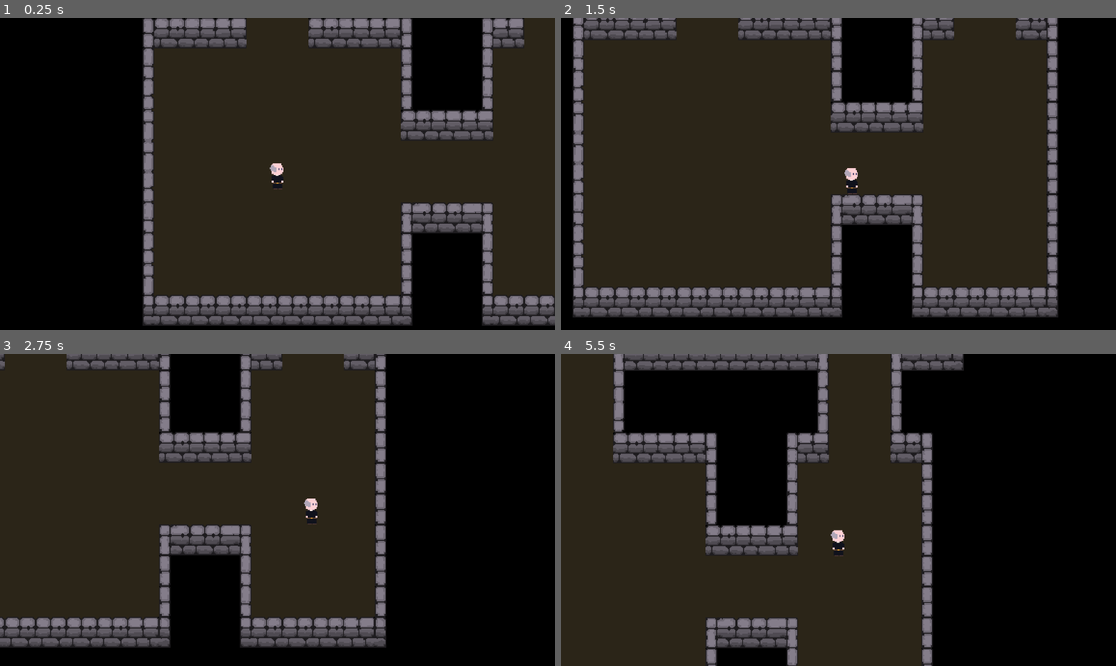
Above: before the commit, frames 1-4 (two rows, left to right).
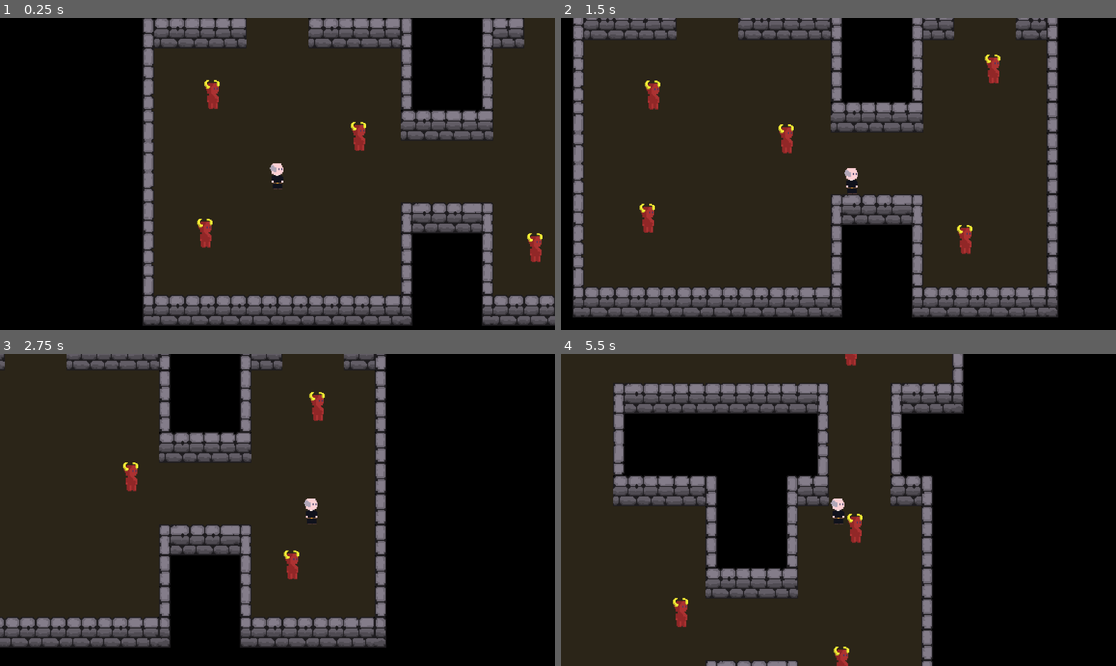
Above: after the commit, the same moments.

Repository: richardpjames/Demon-Slayer
Game: Godot game, scene res://Scenes/DemoScene.tscn
Two runs of this game, one before a commit and one after it. Both use one fixed random seed, a clock stepped at 60 frames per second and the inputs below.
Inputs:
- Up to frame 1 (0.25 s): no input
- Up to frame 2 (1.5 s): hold Right (Right) 0.53-1.28 s; hold Down (Down) from 1.28 s (still down)
- Up to frame 3 (2.75 s): release Down (Down) at 2.03 s; hold Right (Right) from 2.03 s (still down)
- Up to frame 4 (5.5 s): release Right (Right) at 2.78 s; hold Up (Up) 2.78-3.53 s; hold Left (Left) 3.53-5.03 s; hold Down (Down) from 5.03 s (still down)

The runs differ from the first frame. In frame 1, 0.8% of the frame differs, in the area x 35-98%, y 19-79%; in frame 2, 0.9%; in frame 3, 0.6%; in frame 4, 22%, in the area x 9-73%, y 0-100%.

Commit message:
Basic demon chasing

Diff:
--- a/Scenes/DemoScene.tscn
+++ b/Scenes/DemoScene.tscn
@@ -1,5 +1,6 @@
-[gd_scene load_steps=3 format=4 uid="uid://c8r6h878ajo4x"]
+[gd_scene load_steps=4 format=4 uid="uid://c8r6h878ajo4x"]
 
+[ext_resource type="PackedScene" uid="uid://c2n56kgy5jvyd" path="res://Scenes/Demon.tscn" id="2_cnhok"]
 [ext_resource type="PackedScene" uid="uid://bga08ako617jr" path="res://Scenes/Player.tscn" id="2_lv4fh"]
 [ext_resource type="TileSet" uid="uid://c3vwjafl8hd6p" path="res://Tiles/TileSet.tres" id="2_nleji"]
 
@@ -9,4 +10,33 @@
 tile_map_data = PackedByteArray("AAD+//7/AQABAAEAAAD+////AQABAAEAAAD+/wAAAQABAAEAAAD+/wEAAQABAAEAAAD//wEAAQABAAEAAAAAAA …(5104 unchanged characters)…
 tile_set = ExtResource("2_nleji")
 
+[node name="Enemies" type="Node2D" parent="."]
+
+[node name="Demon" parent="Enemies" instance=ExtResource("2_cnhok")]
+position = Vector2(-77, 66)
+
+[node name="Demon2" parent="Enemies" instance=ExtResource("2_cnhok")]
+position = Vector2(-69, -83)
+
+[node name="Demon3" parent="Enemies" instance=ExtResource("2_cnhok")]
+position = Vector2(88, -38)
+
+[node name="Demon4" parent="Enemies" instance=ExtResource("2_cnhok")]
+position = Vector2(268, 79)
+
+[node name="Demon5" parent="Enemies" instance=ExtResource("2_cnhok")]
+position = Vector2(297, -98)
+
+[node name="Demon6" parent="Enemies" instance=ExtResource("2_cnhok")]
+position = Vector2(-86, -299)
+
+[node name="Demon7" parent="Enemies" instance=ExtResource("2_cnhok")]
+position = Vector2(-21, -393)
+
+[node name="Demon8" parent="Enemies" instance=ExtResource("2_cnhok")]
+position = Vector2(281, -318)
+
+[node name="Demon9" parent="Enemies" instance=ExtResource("2_cnhok")]
+position = Vector2(206, -404)
+
 [node name="Player" parent="." instance=ExtResource("2_lv4fh")]
--- /dev/null
+++ b/Scenes/Demon.tscn
@@ -0,0 +1,19 @@
+[gd_scene load_steps=4 format=3 uid="uid://c2n56kgy5jvyd"]
+
+[ext_resource type="Script" path="res://Scripts/Demon.gd" id="1_175dc"]
+[ext_resource type="Texture2D" uid="uid://dxvva3i17hcrx" path="res://Assets/Characters/Demon.png" id="2_1tfn2"]
+
+[sub_resource type="CapsuleShape2D" id="CapsuleShape2D_3nwt7"]
+
+[node name="Demon" type="CharacterBody2D"]
+motion_mode = 1
+script = ExtResource("1_175dc")
+health = 5
+activation_distance = 200.0
+speed = 15
+
+[node name="Sprite2D" type="Sprite2D" parent="."]
+texture = ExtResource("2_1tfn2")
+
+[node name="CollisionShape2D" type="CollisionShape2D" parent="."]
+shape = SubResource("CapsuleShape2D_3nwt7")
--- a/Scenes/Player.tscn
+++ b/Scenes/Player.tscn
@@ -6,7 +6,8 @@
 
 [sub_resource type="CapsuleShape2D" id="CapsuleShape2D_t3qxr"]
 
-[node name="Player" type="CharacterBody2D"]
+[node name="Player" type="CharacterBody2D" groups=["Player"]]
+collision_layer = 3
 motion_mode = 1
 script = ExtResource("1_jo20q")
 health = 10
--- /dev/null
+++ b/Scripts/Demon.gd
@@ -0,0 +1,30 @@
+class_name Demon
+extends Enemy
+
+# Private variables
+var _direction: Vector2 = Vector2.ZERO
+
+func _process(delta: float) -> void:
+	_direction = determine_direction()
+
+func _physics_process(delta: float) -> void:
+		velocity = _direction * speed
+		move_and_slide()
+
+func determine_direction() -> Vector2:
+	var direction: Vector2 = Vector2.ZERO
+	# Determine how far away we are from the player
+	var distance_to_player: float = global_position.distance_to(_player.global_position)
+	# If we are within distance then we want to walk towards the player
+	if(distance_to_player < activation_distance):
+		# Check if there is clear line of sight to the player
+		var space_state: PhysicsDirectSpaceState2D = get_world_2d().direct_space_state
+		# Perform a ray trace masked to "2"
+		var query: PhysicsRayQueryParameters2D = PhysicsRayQueryParameters2D.create(global_position, _player.global_position, 2)
+		var result: Dictionary = space_state.intersect_ray(query)
+		# If we hit something - check if it is the player and return the direction
+		if(result):
+			if(result["collider"].is_in_group("Player")):
+				return (_player.global_position - global_position).normalized()
+	# Otherwise return zero (player not hit or not within distance
+	return direction
--- /dev/null
+++ b/Scripts/Enemy.gd
@@ -0,0 +1,12 @@
+class_name Enemy
+extends CharacterBody2D
+
+# Total health for the character
+@export var health : int
+# How close they should be to the player before activating
+@export var activation_distance: float
+# How fast the character can move
+@export var speed: int
+
+# Get a reference to the player as a private variable
+@onready var _player: Player = get_tree().get_first_node_in_group("Player")
--- a/Scripts/Player.gd
+++ b/Scripts/Player.gd
@@ -7,9 +7,9 @@
 @export var attack_cooldown_time: float
 
 # Private variables
-var direction: Vector2 = Vector2.DOWN
-var facing_direction: Vector2 = Vector2.DOWN
-var attack_end_time: float = 0
+var _direction: Vector2 = Vector2.DOWN
+var _facing_direction: Vector2 = Vector2.DOWN
+var _attack_end_time: float = 0
 
 # For tracking state
 enum State {IDLE, RUNNING, ATTACKING}
@@ -18,7 +18,7 @@
 # Called each frame
 func _process(delta: float) -> void:
 	# Get the player direction from input
-	direction = set_direction()
+	_direction = set_direction()
 	# Set the player state
 	if(velocity != Vector2.ZERO):
 		current_state = State.RUNNING
@@ -28,7 +28,7 @@
 # Called each physics frame
 func _physics_process(delta: float) -> void:
 	# Velocity is built into the character controller
-	velocity = direction * speed
+	velocity = _direction * speed
 	# Move the character based on velocity
 	move_and_slide()
 
--- a/Tiles/TileSet.tres
+++ b/Tiles/TileSet.tres
@@ -62,5 +62,5 @@
 
 [resource]
 tile_size = Vector2i(32, 32)
-physics_layer_0/collision_layer = 1
+physics_layer_0/collision_layer = 3
 sources/1 = SubResource("TileSetAtlasSource_blafi")
--- a/project.godot
+++ b/project.godot
@@ -14,6 +14,10 @@
 run/main_scene="res://Scenes/DemoScene.tscn"
 config/features=PackedStringArray("4.3", "Forward Plus")
 config/icon="res://icon.svg"
+
+[global_group]
+
+Player=""
 
 [input]
 
Binary file added: Aseprite/Demon.aseprite
Binary file added: Assets/Characters/Demon.png
Not shown, added: Assets/Characters/Demon.png.import
